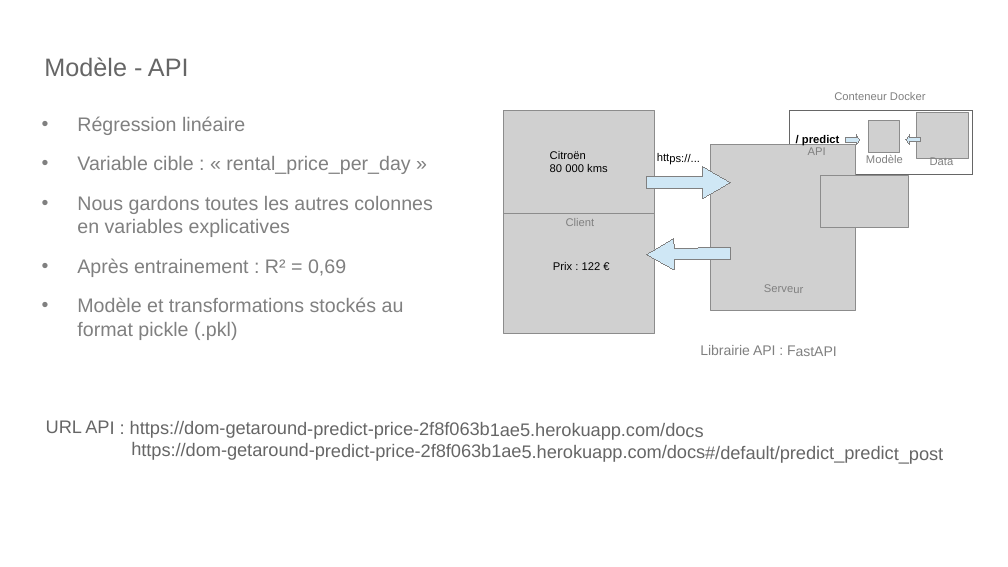
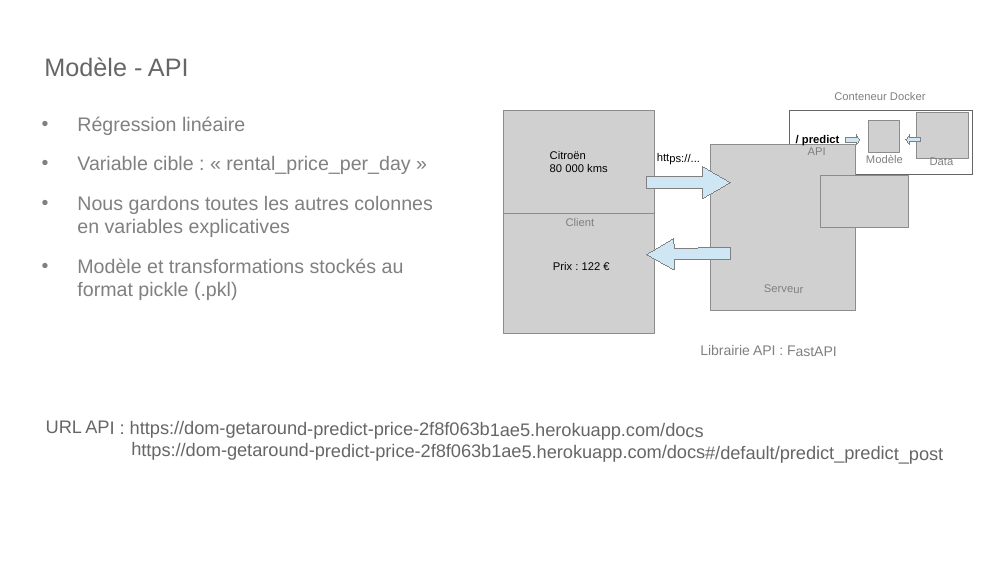
Before and after one commit to dourmiah/Getaround, a slide deck: slide 8 of Getaround_Presentation.odp. Drawn at 1008x567 pixels with LibreOffice and Linux fonts; fonts in the diff are those of the drawing; grey boxes stand for pictures. Boxes give left, top, right and bottom in pixels: in the first picture for what was removed or moved away, otherwise in the second. Text is boxed around its words. In the diff, an @@ line names an element or a change of style, - is before the commit and + after.

Commit message:
Modif slide modèle

```diff
--- a/Getaround_Presentation.odp
+++ b/Getaround_Presentation.odp
@@ text at [77,258,346,277]: paragraph removed @@
-• Après entrainement : R² = 0,69
```
